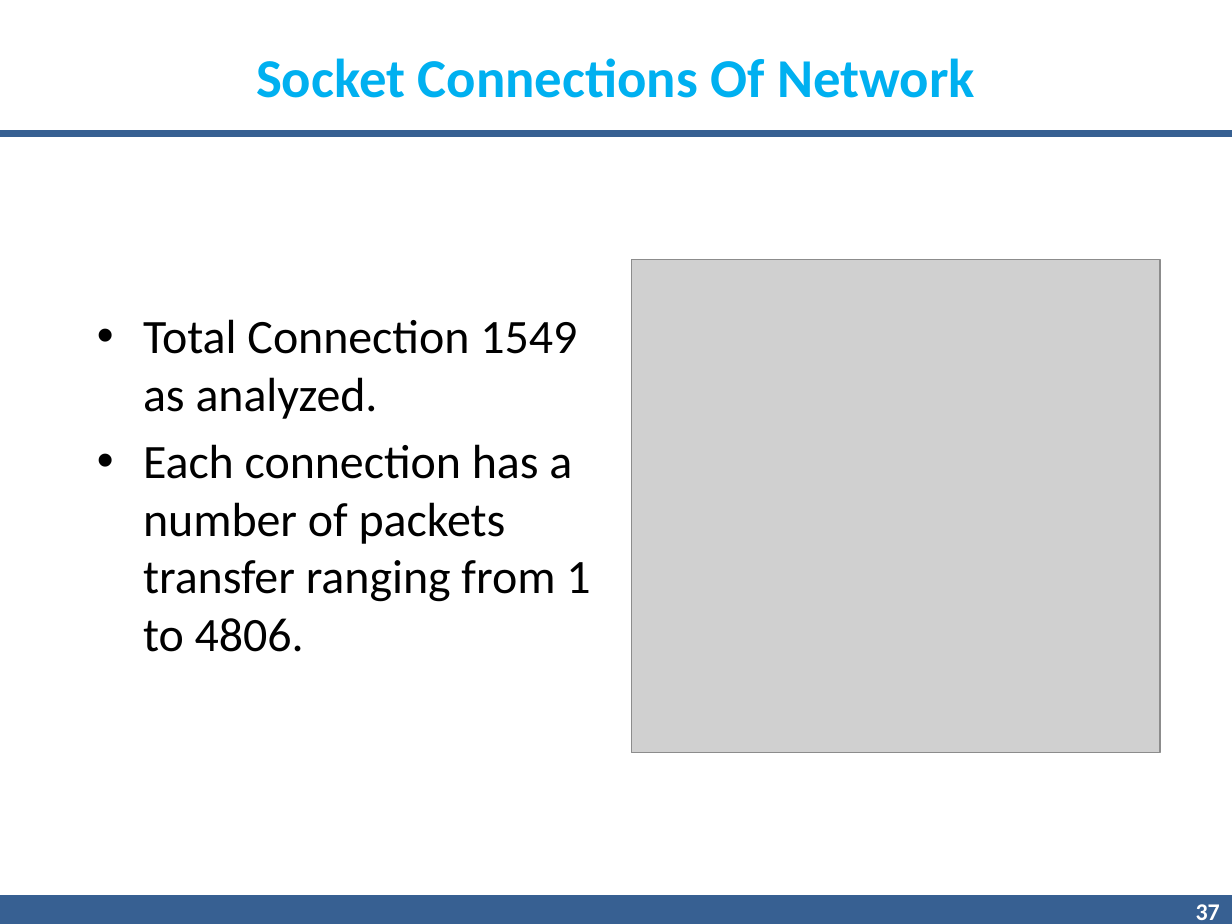
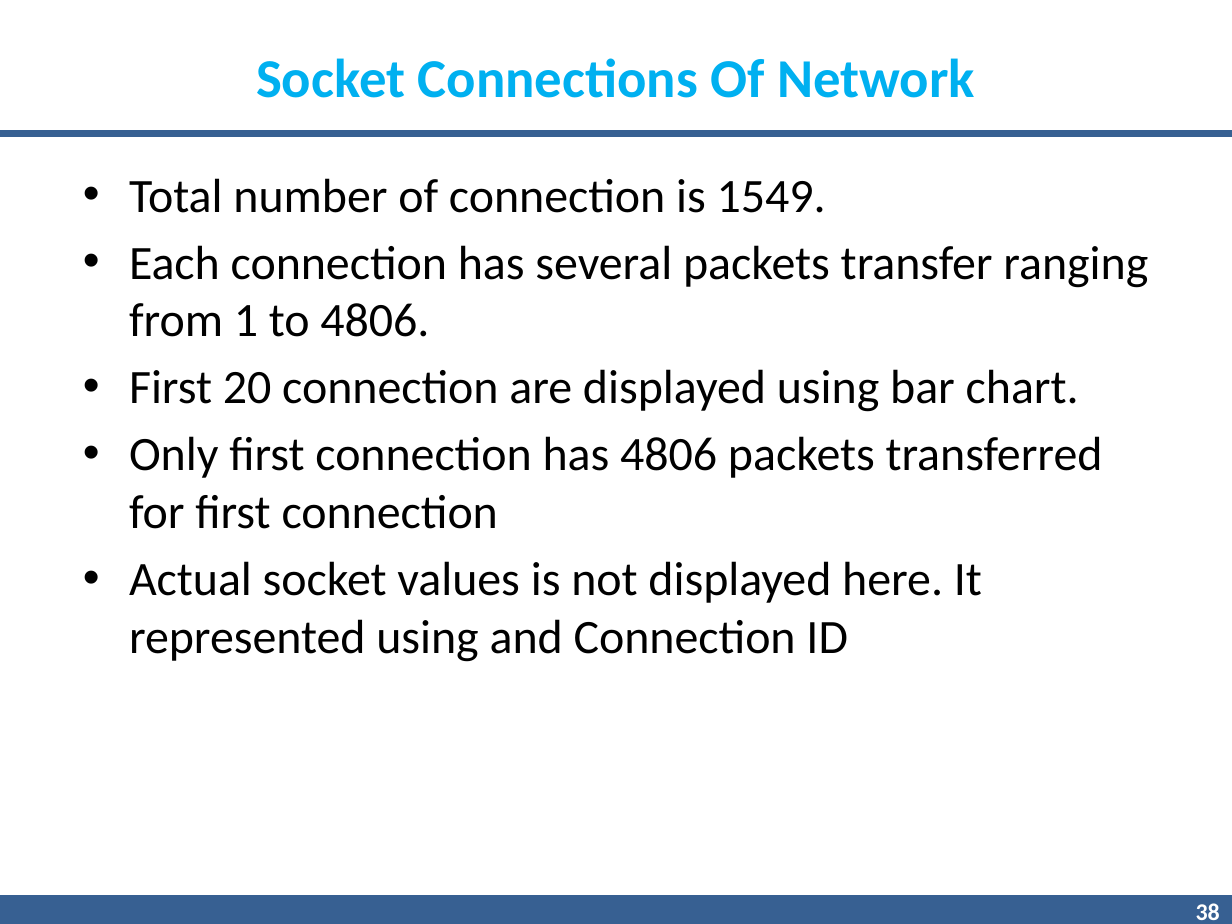
Before and after one commit to gnnain/Pcap_Reader, a slide deck: slide 38 of 7.pptx (slide 37 before the commit). Drawn at 1232x924 pixels with LibreOffice and Linux fonts; fonts in the diff are those of the drawing; grey boxes stand for pictures; background and template pictures are left out. Boxes give left, top, right and bottom in pixels: in the first picture for what was removed or moved away, otherwise in the second. Text is boxed around its words. In the diff, an @@ line names an element or a change of style, - is before the commit and + after.

```diff
--- a/7.pptx
+++ b/7.pptx
@@ text at <box>129,178,1148,662</box>: text changed @@
-• Total Connection 1549 as analyzed.
-• Each connection has a number of packets transfer ranging from 1 to 4806.
+• Total number of connection is 1549.
+• Each connection has several packets transfer ranging from 1 to 4806.
+• First 20 connection are displayed using bar chart.
+• Only first connection has 4806 packets transferred for first connection
+• Actual socket values is not displayed here. It represented using and Connection ID
@@ picture removed at <box>631,260,1159,753</box> @@
@@ page number at <box>1196,903,1220,920</box>: text changed @@
-37
+38
```
Also in this commit, not shown: 14 other slides changed, 6 slides added, 4 slides removed.
